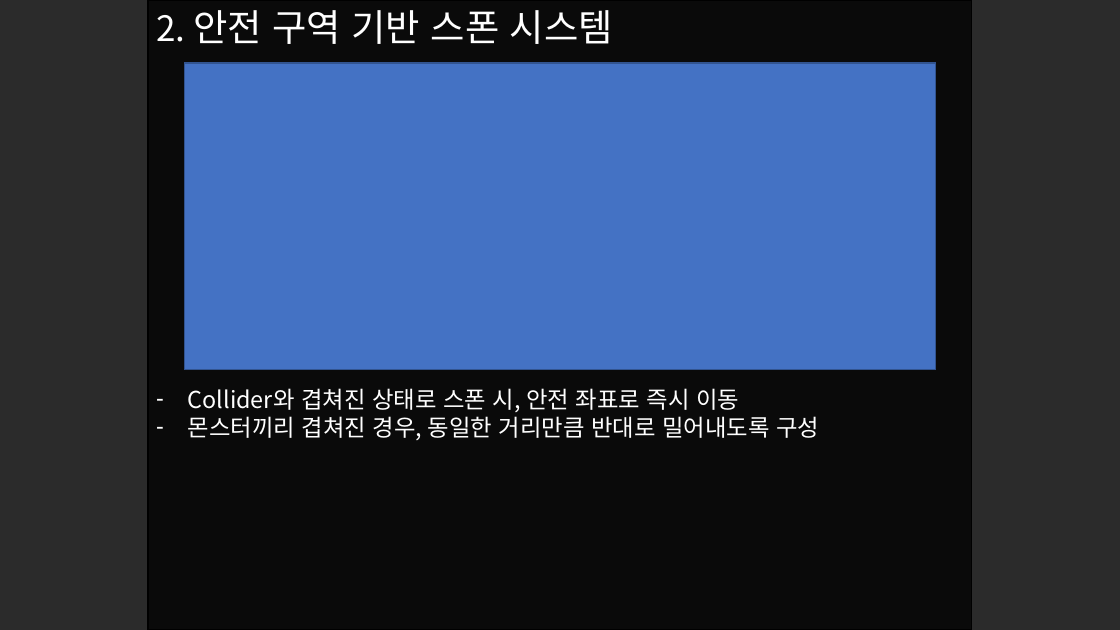
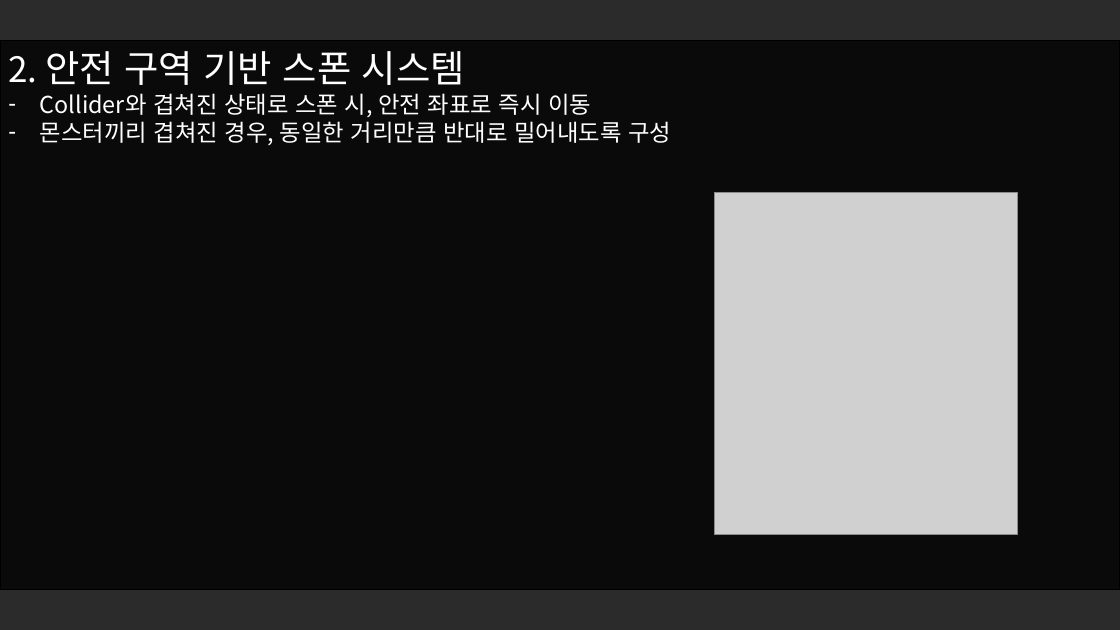
Before and after one commit to Jeve98/Portfolio, a slide deck: slide 3 of assets/포트폴리오.pptx. Drawn at 1120x630 pixels with LibreOffice and Linux fonts; fonts in the diff are those of the drawing; grey boxes stand for pictures; background and template pictures are left out; a plain dark background stands for a picture behind light text. Boxes give left, top, right and bottom in pixels: in the first picture for what was removed or moved away, otherwise in the second. Text is boxed around its words. In the diff, an @@ line names an element or a change of style, - is before the commit and + after.

```diff
--- a/assets/포트폴리오.pptx
+++ b/assets/포트폴리오.pptx
@@ text "2. 안전 구역 기반 스폰 ..." rewrapped from [156,10,819,440] to [8,51,671,145] @@
@@ rectangle: place and size @@
-rectangle at [148,0,972,630]
+rectangle at [0,40,1120,589]
@@ rectangle removed at [184,63,935,370] @@
@@ picture added at [714,192,1017,534] @@
```
Also in this commit, not shown: 7 other slides changed, 2 other files.
